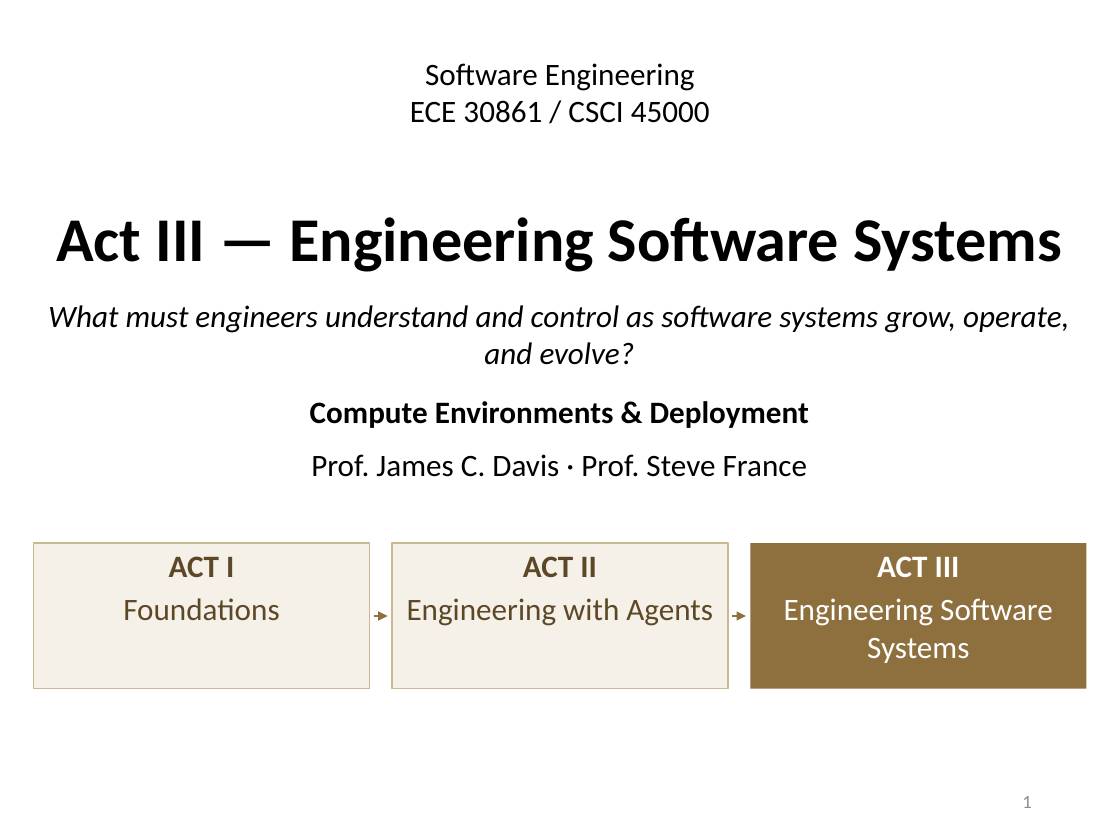
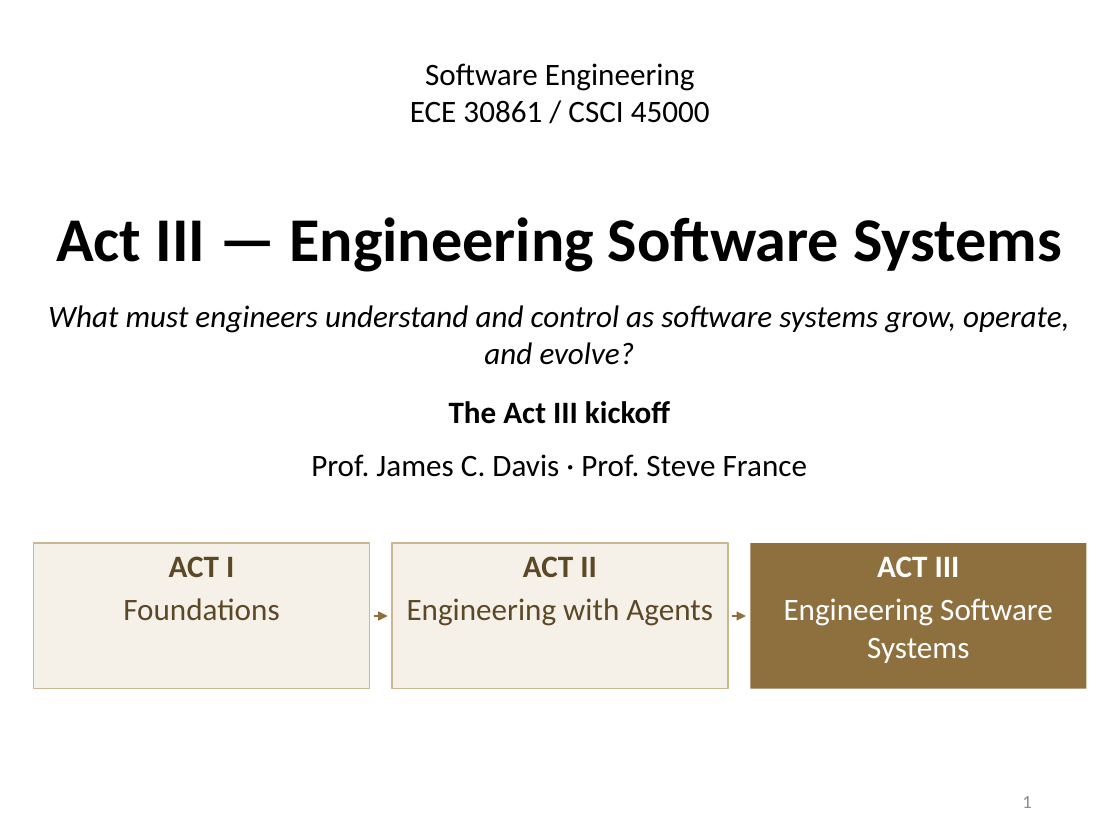
Before and after one commit to davisjam/model-based-agentic-software-engineering, a slide deck: slide 1 of course/lectures/act-3-software-in-the-world/3-0-Act-III-Kickoff.pptx. Drawn at 1120x840 pixels with LibreOffice and Linux fonts; fonts in the diff are those of the drawing; background and template pictures are left out. Boxes give left, top, right and bottom in pixels: in the first picture for what was removed or moved away, otherwise in the second. Text is boxed around its words. In the diff, an @@ line names an element or a change of style, - is before the commit and + after.

```diff
--- a/course/lectures/act-3-software-in-the-world/3-0-Act-III-Kickoff.pptx
+++ b/course/lectures/act-3-software-in-the-world/3-0-Act-III-Kickoff.pptx
@@ text at (449,401,670,424): text changed @@
-Compute Environments & Deployment
+The Act III kickoff
```
Also in this commit, not shown: 3 other slides changed.
